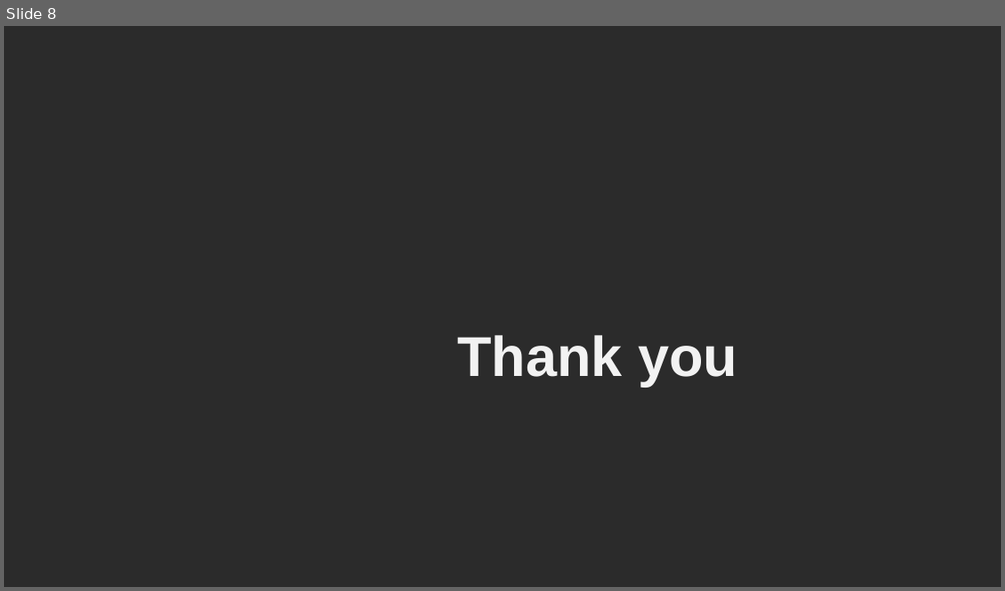
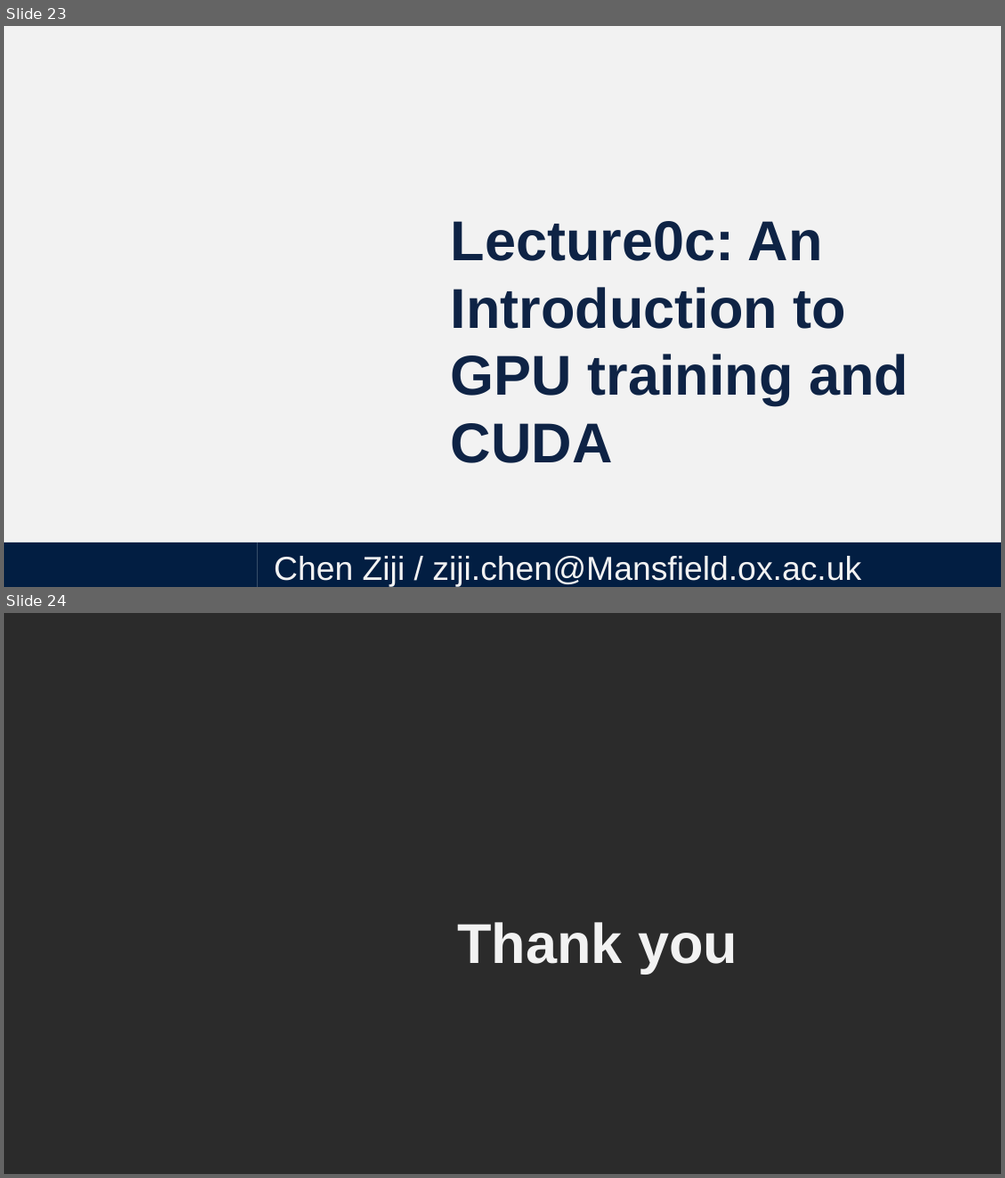
Before and after one commit to ChenZijiSubset/coding_class, a slide deck: Lecture0IntroCS.pptx. Shown one above the other, each under a label of ours: slide 8 before the commit, slides 23 and 24 after it. The pictures are 1005x591 and 1005x1178 pixels, drawn with LibreOffice and Linux fonts; fonts in the diff are those of the drawing; background and template pictures are left out; a plain dark background stands for a picture behind light text. Boxes give left, top, right and bottom in pixels: in the first picture for what was removed or moved away, otherwise in the second. Text is boxed around its words. In the diff, an @@ line names an element or a change of style, - is before the commit and + after.

```diff
--- a/Lecture0IntroCS.pptx
+++ b/Lecture0IntroCS.pptx
@@ slide 23 added at <box>4,26,1001,587</box>, background #F2F2F2 @@
@@ title added at <box>451,221,908,463</box>, 40.5 pt, text #0E2345, bold @@
+Lecture0c: An Introduction to GPU training and CUDA
@@ rectangle added at <box>4,542,257,587</box>, fill #021E42 @@
@@ text added at <box>257,542,1001,587</box>, fill #021E42, 24 pt, text #F2F2F2 @@
+Chen Ziji / ziji.chen@Mansfield.ox.ac.uk
@@ what was slide 8 is now slide 24 @@
```
Also in this commit, not shown: 3 slides changed, 15 other slides added, 1 other file.
